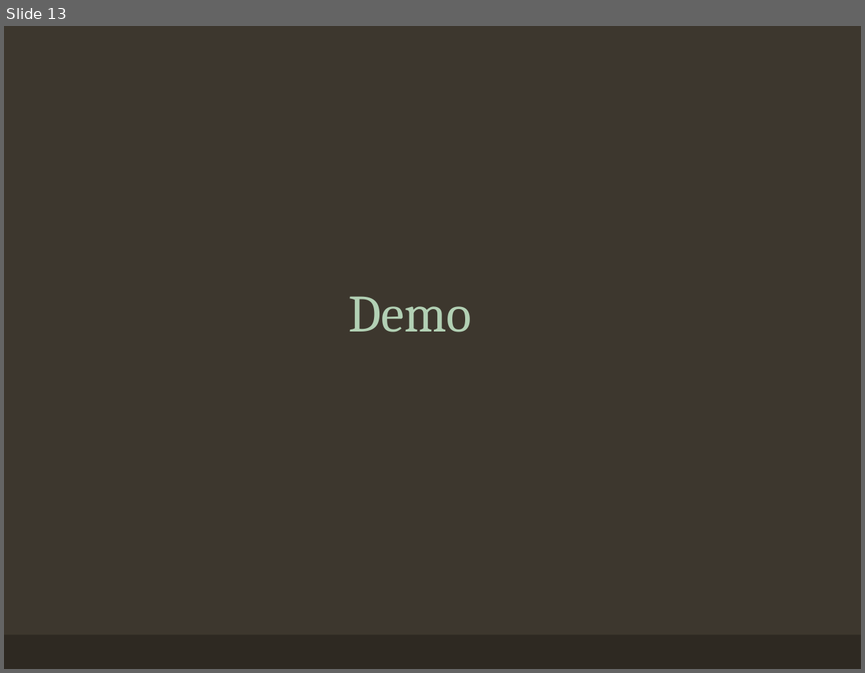
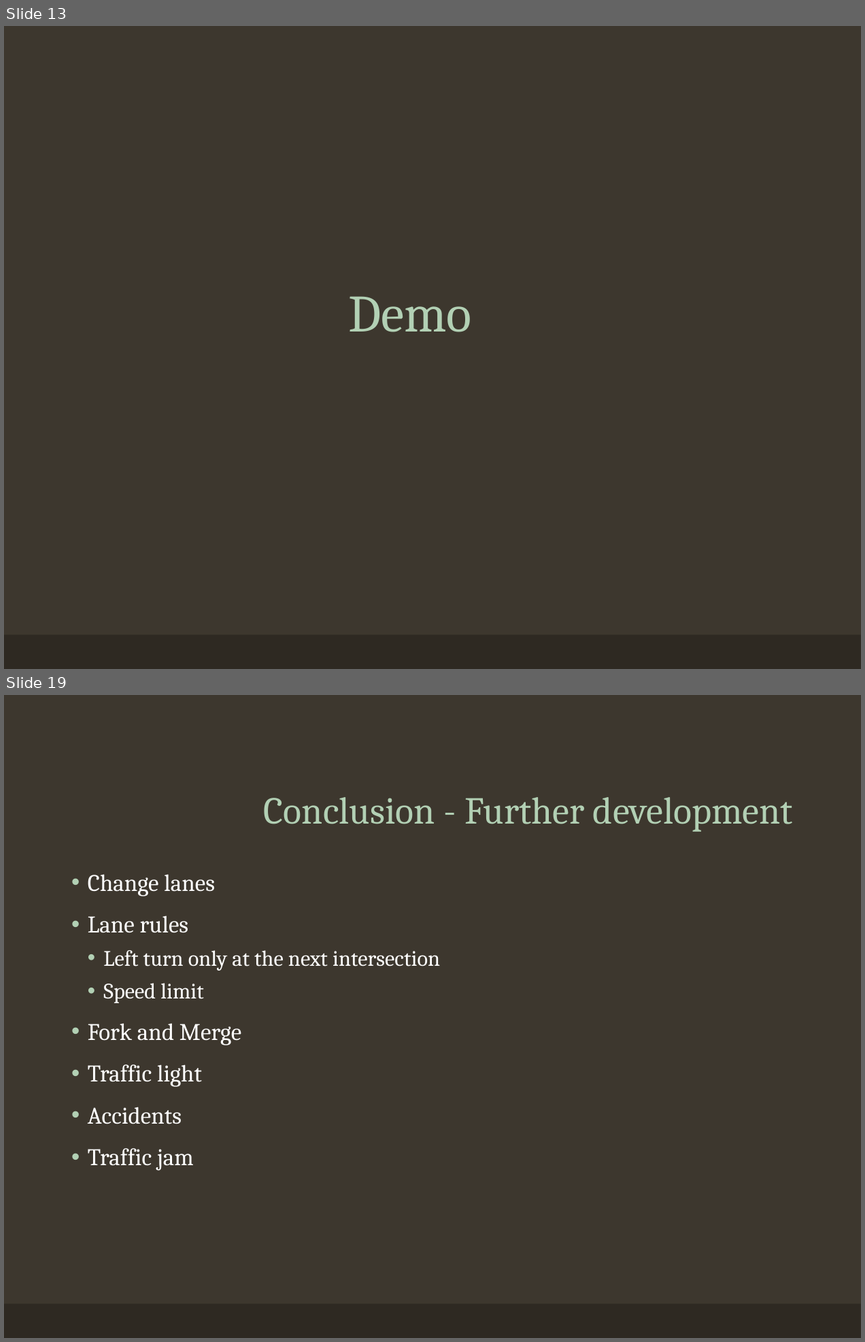
Before and after one commit to CharlieFaceButt/Traffic-Simulation, a slide deck: Presentation.pptx. Shown one above the other, each under a label of ours: slide 13 before the commit, slides 13 and 19 after it; the slides between them are not shown. The pictures are 865x673 and 865x1342 pixels, drawn with LibreOffice and Linux fonts; fonts in the diff are those of the drawing. Boxes give left, top, right and bottom in pixels: in the first picture for what was removed or moved away, otherwise in the second. Text is boxed around its words. In the diff, an @@ line names an element or a change of style, - is before the commit and + after.

```diff
--- a/Presentation.pptx
+++ b/Presentation.pptx
@@ slide 19 added at [4,695,861,1338], background #3D372E; not listed: 1 template element that a slide beside it also shows @@
@@ title added at [264,797,793,832], 32 pt, text #B2D0B4 @@
+Conclusion - Further development
@@ text added at [88,874,440,1170], 20 pt, text #FFFFFF @@
+• Change lanes
+• Lane rules
+  • Left turn only at the next intersection
+  • Speed limit
+• Fork and Merge
+• Traffic light
+• Accidents
+• Traffic jam
```
Also in this commit, not shown: 7 slides changed, 2 other slides added, 3 other files.
